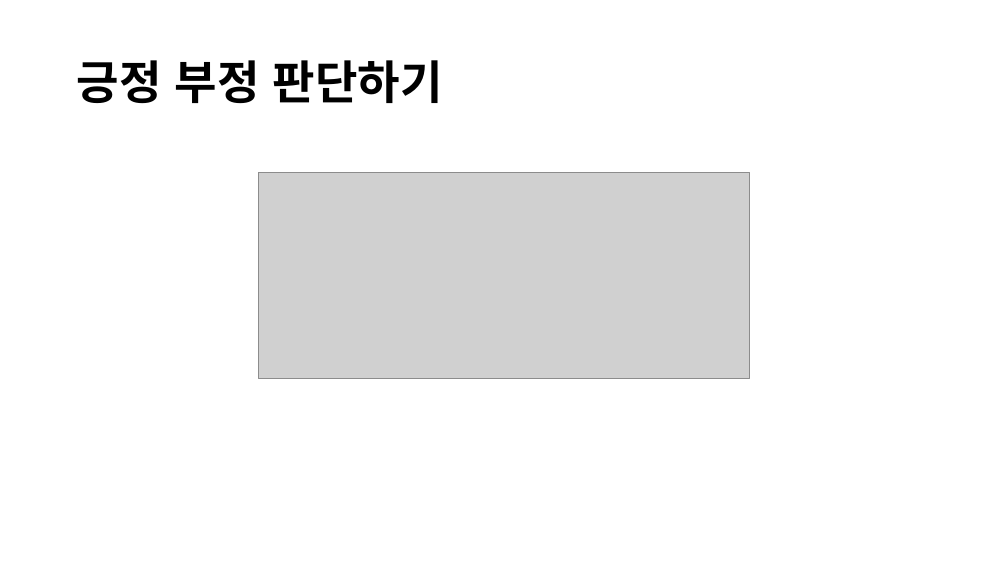
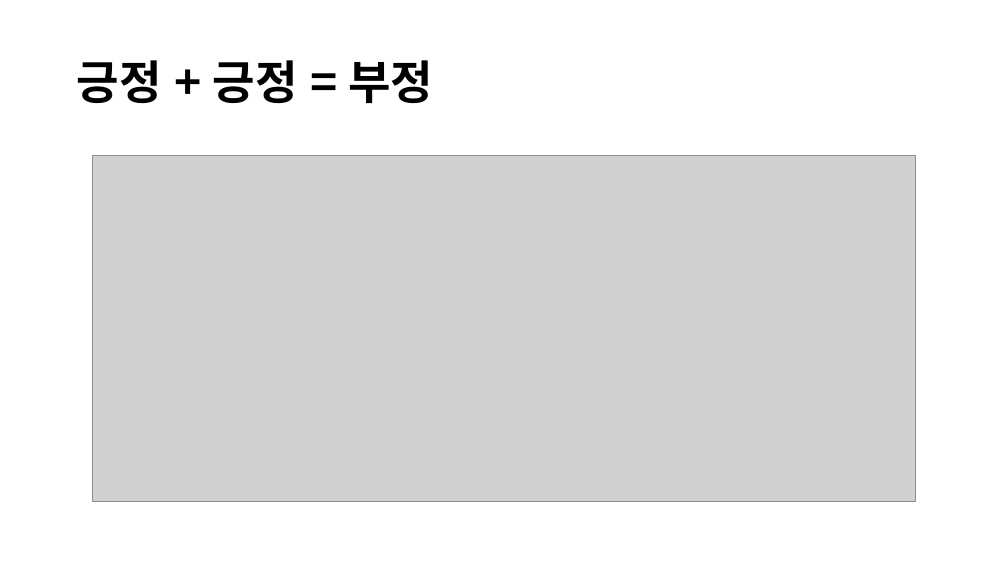
Before and after one commit to lolsaless/Python, a slide deck: slide 58 of 프롬프트 실습.pptx (slide 52 before the commit). Drawn at 1008x567 pixels with LibreOffice and Linux fonts; fonts in the diff are those of the drawing; grey boxes stand for pictures. Boxes give left, top, right and bottom in pixels: in the first picture for what was removed or moved away, otherwise in the second. Text is boxed around its words. In the diff, an @@ line names an element or a change of style, - is before the commit and + after.

```diff
--- a/프롬프트 실습.pptx
+++ b/프롬프트 실습.pptx
@@ title at (x1=77, y1=60, x2=433, y2=103): text changed @@
-긍정 부정 판단하기
+긍정 + 긍정 = 부정
@@ picture resized from (x1=259, y1=172, x2=750, y2=379) to (x1=92, y1=156, x2=916, y2=501) @@
```
Also in this commit, not shown: 21 other slides changed, 19 slides added, 2 slides removed.
